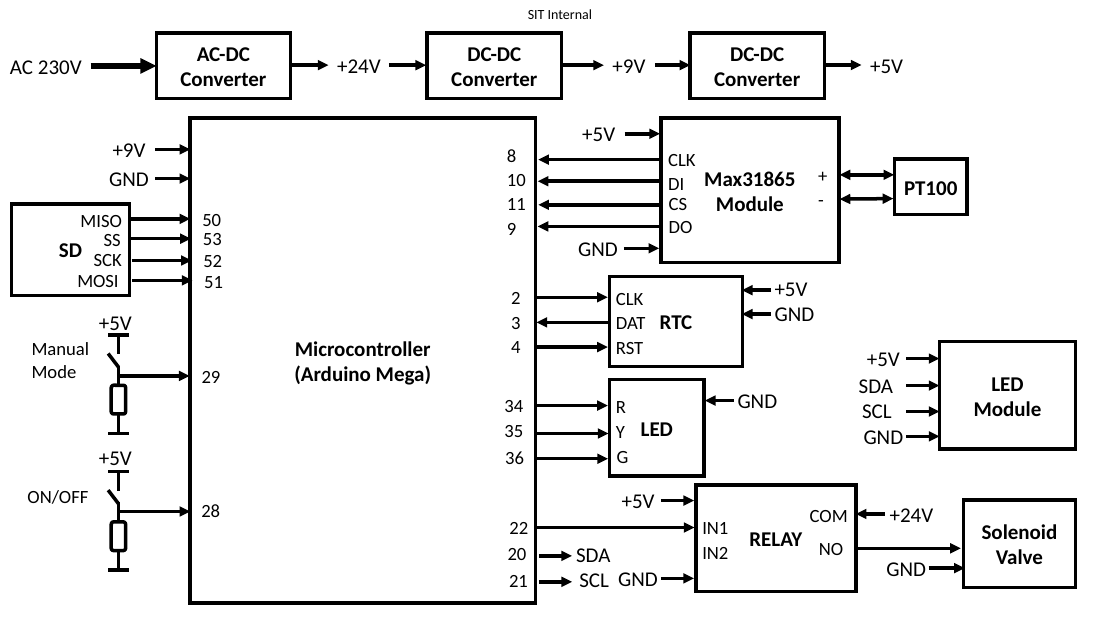
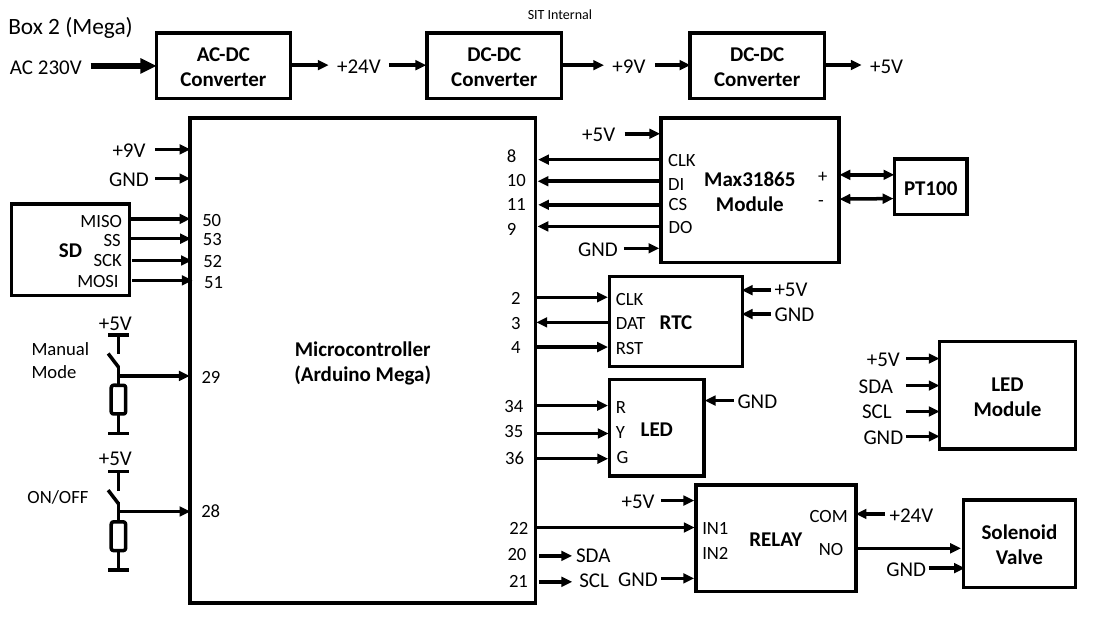
Before and after one commit to kanglc/Hashtag, a slide deck: slide 7 of Docs/thermal_controller_blockdiagram.pptx. Drawn at 1120x630 pixels with LibreOffice and Linux fonts; fonts in the diff are those of the drawing; background and template pictures are left out. Boxes give left, top, right and bottom in pixels: in the first picture for what was removed or moved away, otherwise in the second. Text is boxed around its words. In the diff, an @@ line names an element or a change of style, - is before the commit and + after.

```diff
--- a/Docs/thermal_controller_blockdiagram.pptx
+++ b/Docs/thermal_controller_blockdiagram.pptx
@@ text added at [8,17,132,38], 20 pt, text #000000 @@
+Box 2 (Mega)
```
Also in this commit, not shown: 5 other slides changed.
